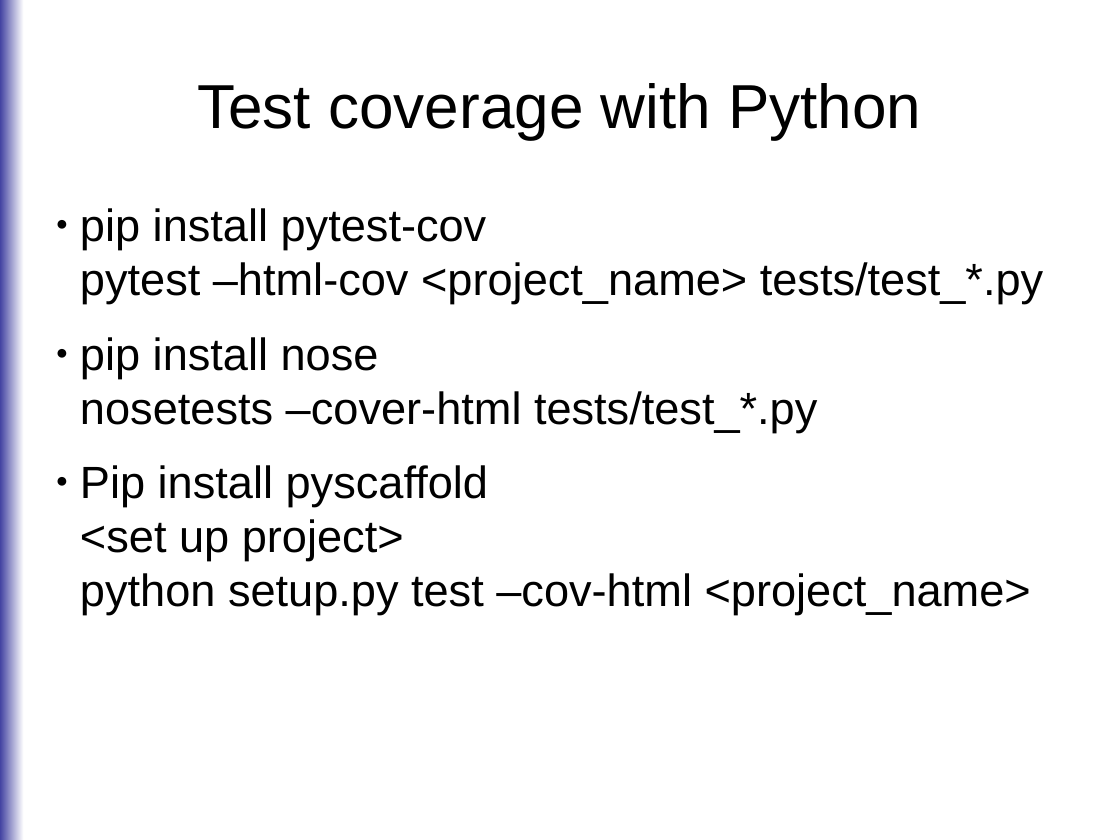
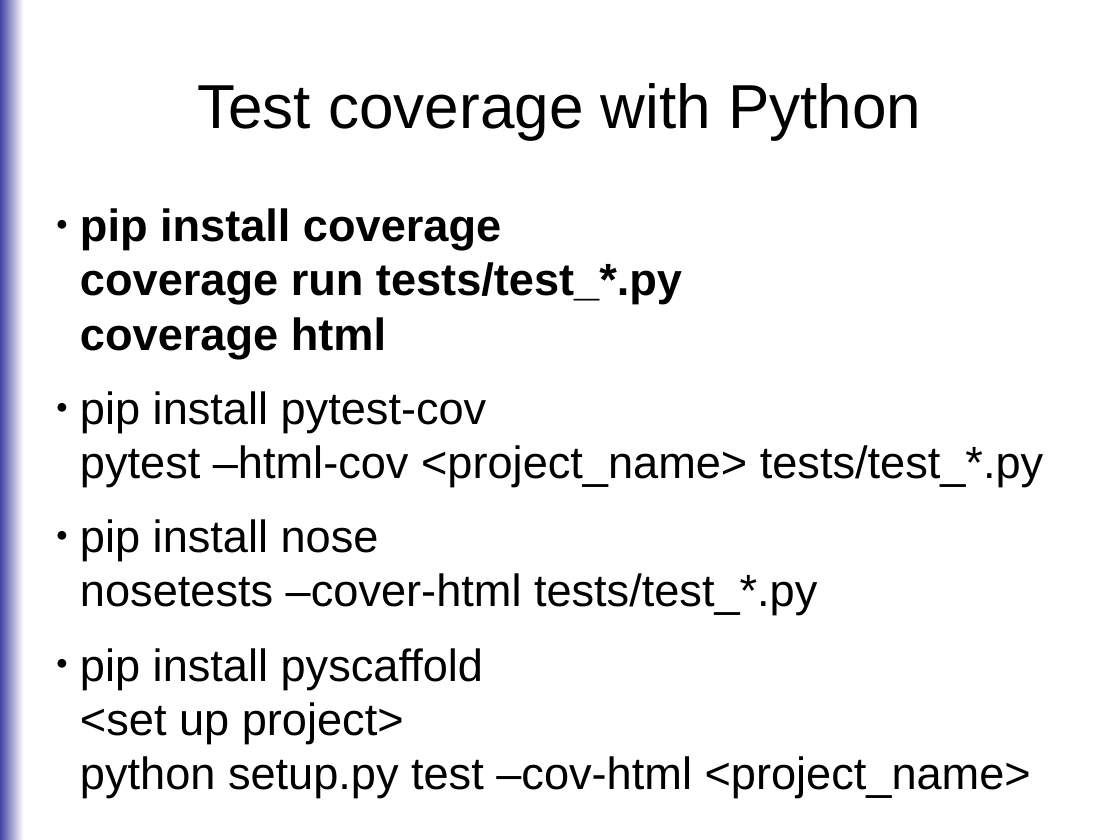
Before and after one commit to roskakori/talks, a slide deck: slide 6 of pygraz/testcases/Finding test cases 101.odp. Drawn at 1120x840 pixels with LibreOffice and Linux fonts; fonts in the diff are those of the drawing. Boxes give left, top, right and bottom in pixels: in the first picture for what was removed or moved away, otherwise in the second. Text is boxed around its words. In the diff, an @@ line names an element or a change of style, - is before the commit and + after.

Commit message:
Cleaned up.
* Added example for plain coverage command line call.
* Added links and book details.
* Cleaned up terminology.

```diff
--- a/pygraz/testcases/Finding test cases 101.odp
+++ b/pygraz/testcases/Finding test cases 101.odp
@@ text at (80,208,682,358): paragraph added @@
+● pip install coverage
+  coverage run tests/test_*.py
+  coverage html
@@ text at (80,648,1031,798): text changed @@
-● Pip install pyscaffold
-  <set up project>
-  python setup.py test –cov-html <project_name>
+● pip install pyscaffold
+  <set up project>
+  python setup.py test –cov-html <project_name>
```
Also in this commit, not shown: 8 other slides changed.
